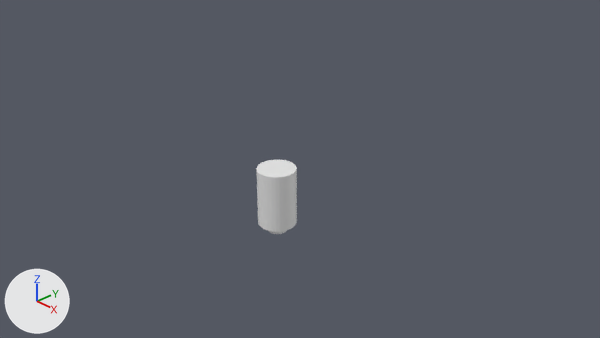
A saved change to the Blender file violao.blend.
Camera for both pictures: the file's camera 'Camera'. Every picture has the same lights, and +X, +Y and +Z are marked at lower left. The same objects are shown in both versions, whatever each file hides.

Script lines for the objects in view, before the commit:
```python
me_cylinder_002 = bpy.data.meshes.new('Cylinder.002')
me_cylinder_002.from_pydata(...)  # 128 vertices, 98 faces; spans x -0.34..0.34, y -0.34..0.34, z -0.674..0.52
ob_cylinder_002 = bpy.data.objects.new('Cylinder.002', me_cylinder_002)
ob_cylinder_002.location = (0.0, 0.0, -0.09)
```
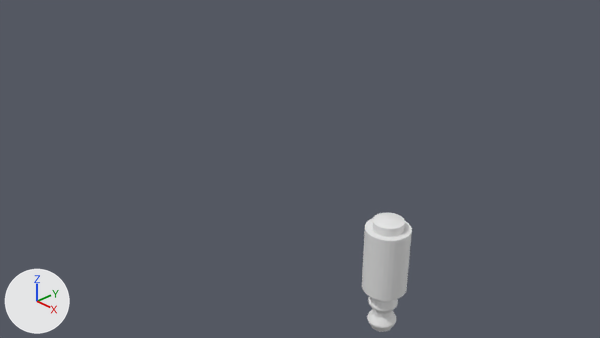
Boxes (x1, y1, x2, y2) around the edits, measured in the pictures (600 x 338 px):
'Cylinder.002', reshaped, moved (21% wider, 61% taller)
    before: (256, 160, 297, 234)
    after: (362, 212, 412, 332)
part 1 of me_cylinder_002, built on
    before: (256, 160, 297, 177)
    after: (365, 212, 412, 241)
part 2 of me_cylinder_002, built on
    after: (367, 296, 398, 332)

What the commit changed:
me_cylinder_002 is used by ob_cylinder_002; location (0.0, 0.0, -0.09).
me_cylinder_002 had 128 vertices, 98 faces and spanned x -0.34..0.34, y -0.34..0.34, z -0.674..0.52.
me_cylinder_002 now has 417 vertices, 417 faces and spans x -0.34..0.34, y -0.34..0.34, z -1.253..0.695.
Part 1, on me_cylinder_002:
1 face is deleted.
33 vertices are added at x -0.233..0.233, y -0.233..0.233, z 0.52..0.695.
32 new vertices lie (0.0, 0.0, 0.126) away from vertices in x -0.233..0.233, y -0.233..0.233, z 0.52.
96 new faces join them.
Part 2, on me_cylinder_002:
1 face is deleted.
128 vertices are added at x -0.226..0.226, y -0.226..0.226, z -1.253..-0.808.
32 new vertices lie (0.0, 0.0, 0.077) away from vertices in x -0.159..0.159, y -0.159..0.159, z -0.991.
32 new vertices lie (0.0, 0.0, 0.025) away from vertices in x -0.226..0.226, y -0.226..0.226, z -0.808.
32 new vertices lie (0.0, 0.0, 0.024) away from vertices in x -0.226..0.226, y -0.226..0.226, z -1.133.
225 new faces join them.
Object 'Cylinder.002' (ob_cylinder_002) moves from (0.0, 0.0, -0.09) to (2.44, 0.0, -0.18).
